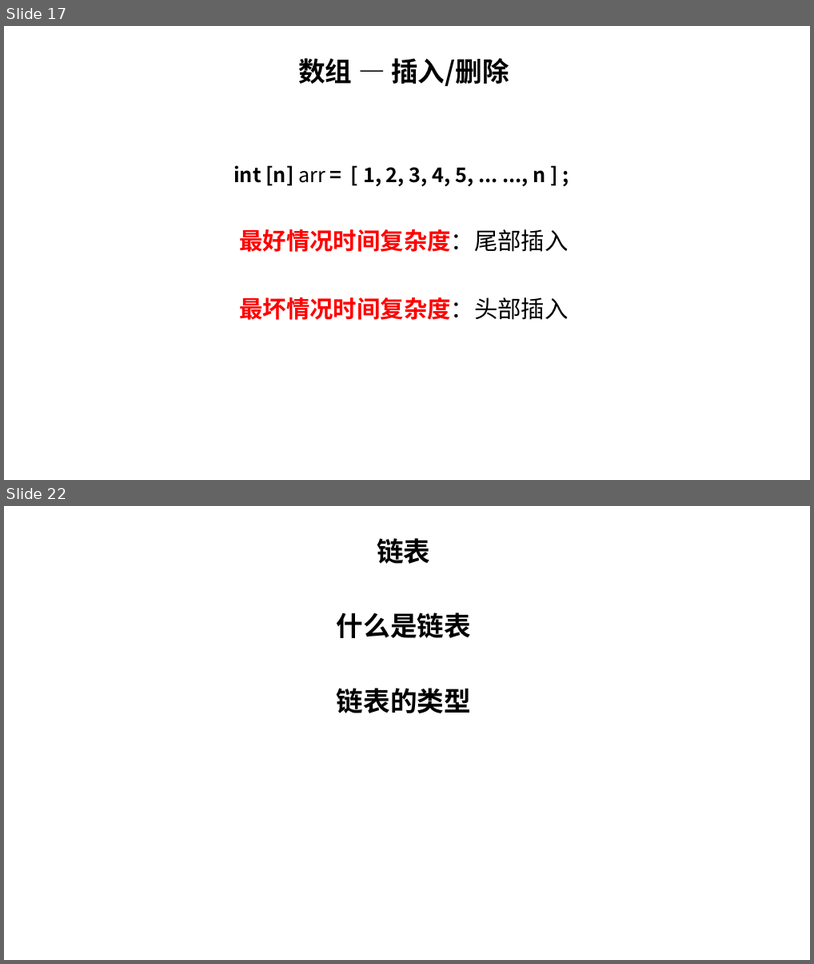
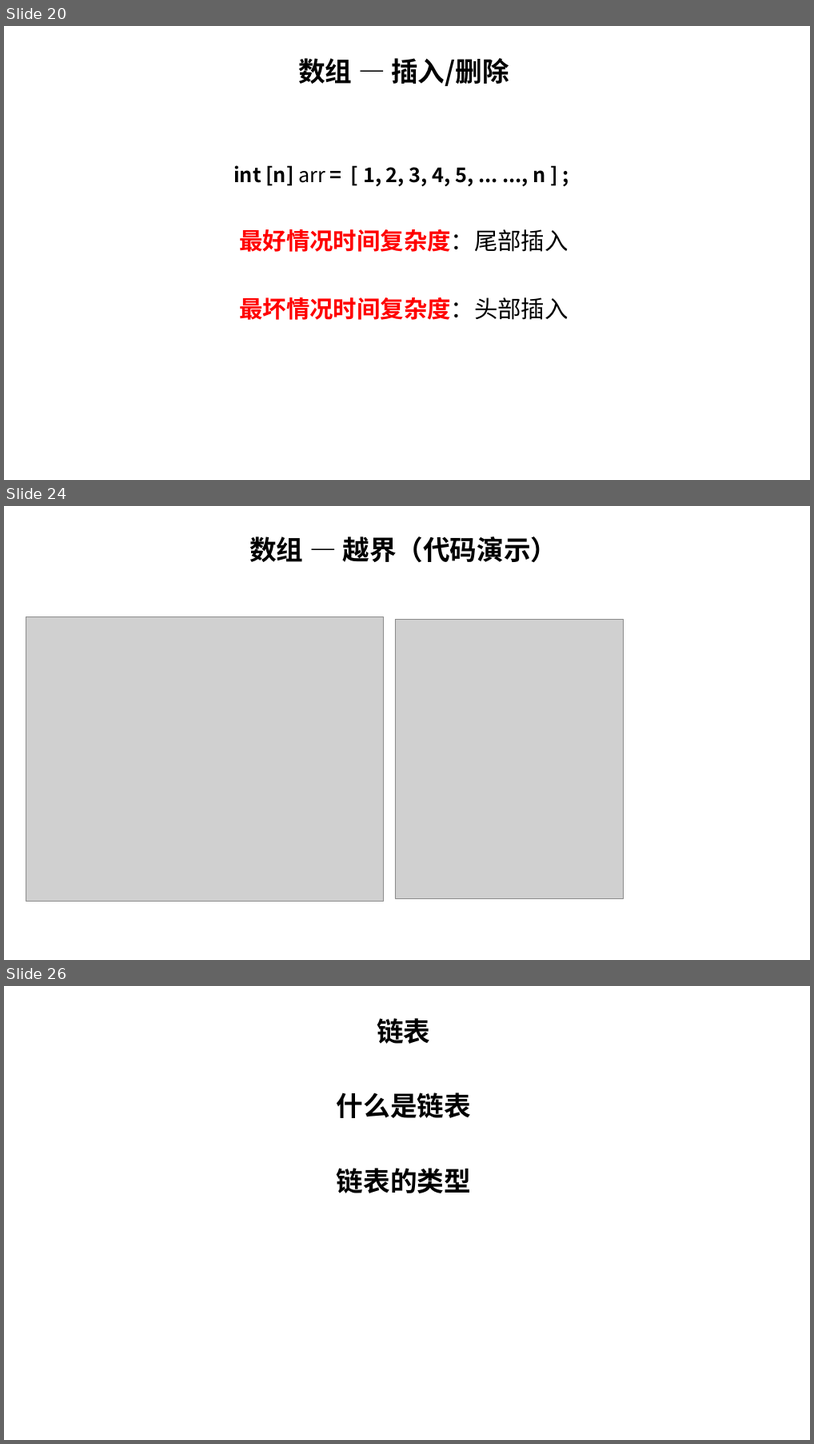
Before and after one commit to sunchong/ALG, a slide deck: ALG/docs/数据结构与算法.pptx. Shown one above the other, each under a label of ours: slides 17 and 22 before the commit, slides 20, 24 and 26 after it; the slides between them are not shown. The pictures are 814x964 and 814x1444 pixels, drawn with LibreOffice and Linux fonts; fonts in the diff are those of the drawing; grey boxes stand for pictures. Boxes give left, top, right and bottom in pixels: in the first picture for what was removed or moved away, otherwise in the second. Text is boxed around its words. In the diff, an @@ line names an element or a change of style, - is before the commit and + after.

Commit message:
数组

```diff
--- a/ALG/docs/数据结构与算法.pptx
+++ b/ALG/docs/数据结构与算法.pptx
@@ slide 24 added at (x1=4, y1=506, x2=810, y2=960), background #FFFFFF @@
@@ subtitle added at (x1=250, y1=536, x2=558, y2=563), 32 pt, text #000000, bold @@
+数组 — 越界（代码演示）
@@ picture added at (x1=26, y1=616, x2=384, y2=901) @@
@@ picture added at (x1=395, y1=619, x2=623, y2=898) @@
@@ what was slide 17 is now slide 20 @@
@@ what was slide 22 is now slide 26 @@
```
Also in this commit, not shown: 3 slides changed, 4 other slides added, 1 slide removed, 17 other files.
